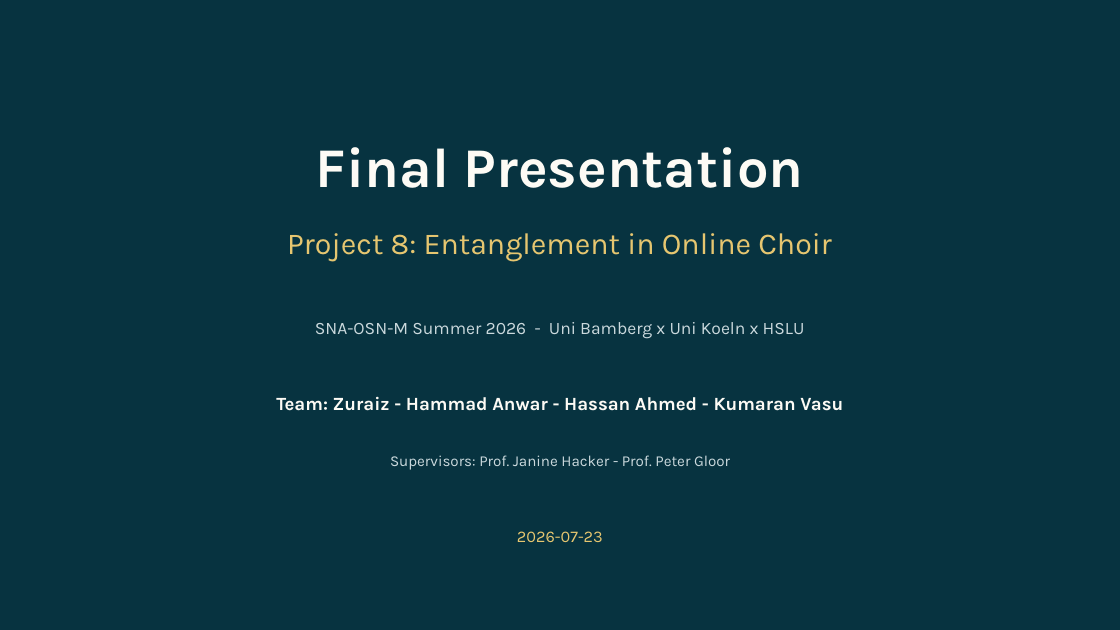
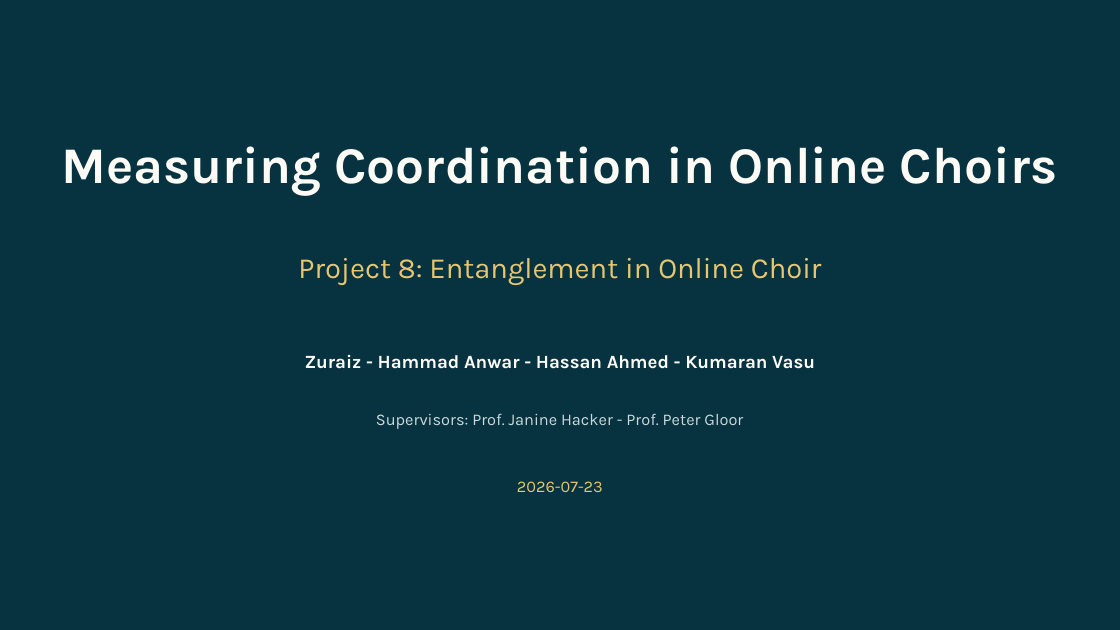
Before and after one commit to Zuraiz270/networked-choir-entanglement, a slide deck: slide 1 of output/jul23_final_presentation.pptx. Drawn at 1120x630 pixels with LibreOffice and Linux fonts; fonts in the diff are those of the drawing. Boxes give left, top, right and bottom in pixels: in the first picture for what was removed or moved away, otherwise in the second. Text is boxed around its words. In the diff, an @@ line names an element or a change of style, - is before the commit and + after.

```diff
--- a/output/jul23_final_presentation.pptx
+++ b/output/jul23_final_presentation.pptx
@@ text at (61,146,1058,195): text changed; size 48 to 44 pt @@
-Final Presentation
+Measuring Coordination in Online Choirs
@@ text "Project 8: Entanglement in Online ...": place and size @@
-text "Project 8: Entanglement in Online ..." at (287,233,831,262)
+text "Project 8: Entanglement in Online ..." at (298,258,822,285)
@@ text "Project 8: Entanglement in Online ..." at (298,258,822,285): size 26 to 25 pt @@
@@ text removed at (315,322,805,339) @@
-SNA-OSN-M Summer 2026 - Uni Bamberg x Uni Koeln x HSLU
@@ text at (305,355,815,369): text changed @@
-Team: Zuraiz - Hammad Anwar - Hassan Ahmed - Kumaran Vasu
+Zuraiz - Hammad Anwar - Hassan Ahmed - Kumaran Vasu
@@ text "Supervisors: Prof. Janine Hacker - ...": place and size @@
-text "Supervisors: Prof. Janine Hacker - ..." at (390,455,730,470)
+text "Supervisors: Prof. Janine Hacker - ..." at (376,413,743,429)
@@ text "Supervisors: Prof. Janine Hacker - ..." at (376,413,743,429): size 13 to 14 pt @@
@@ text "2026-07-23": place and size @@
-text "2026-07-23" at (517,531,603,542)
+text "2026-07-23" at (517,481,603,492)
```
Also in this commit, not shown: 8 other slides changed, 10 slides added, 6 slides removed, 18 other files.
